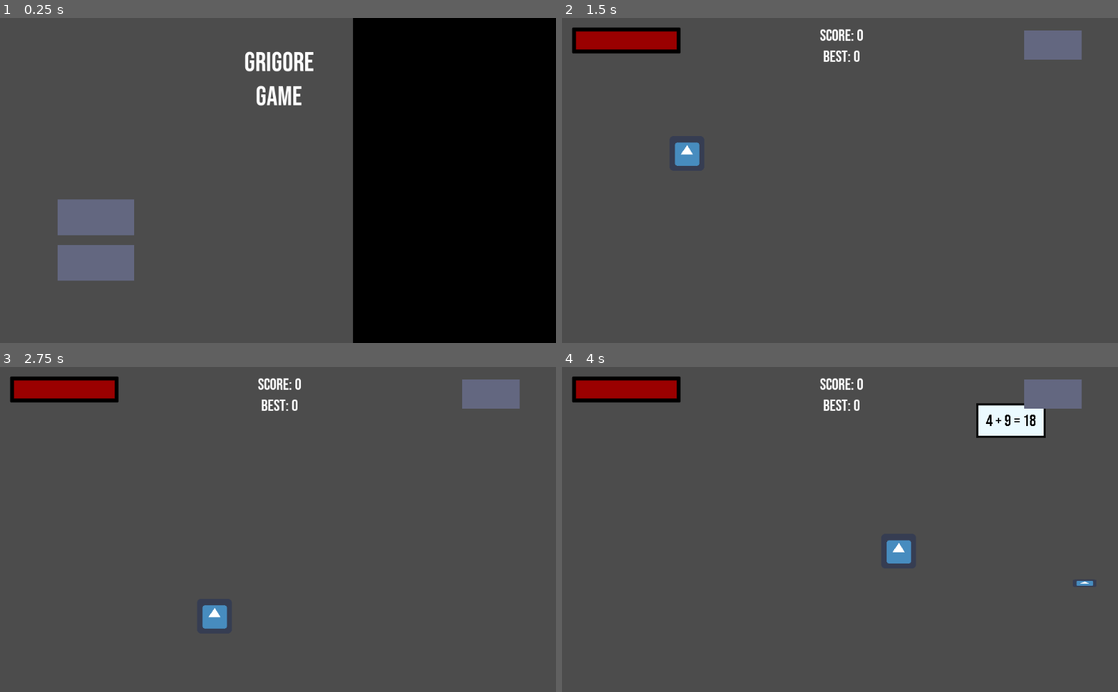
Above: before the commit, frames 1-4 (two rows, left to right).
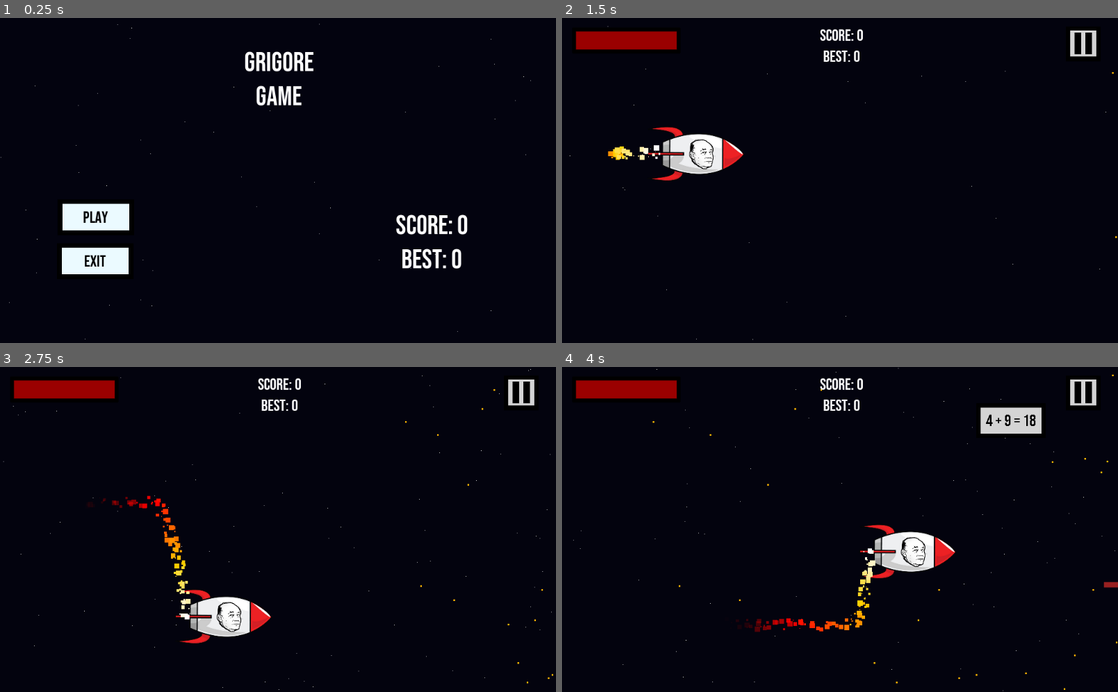
Above: after the commit, the same moments.

Repository: MarinMario/grigore-game-for-school
Game: Godot game, scene res://menu/main_menu.tscn
Two runs of this game, one before a commit and one after it. Both use one fixed random seed, a clock stepped at 60 frames per second and the inputs below. The engine's default icon, where the game draws it, is replaced by a stand-in: a white triangle on a blue panel in a dark square.
Inputs (mouse positions are in pixels of both pictures, inside the frame that each line leads up to):
- Up to frame 1 (0.25 s): no input
- Up to frame 2 (1.5 s): click (656, 216) at 0.5 s; tap Enter (ui_accept) at 1.25 s; hold Right (ui_right) from 1.28 s (still down)
- Up to frame 3 (2.75 s): tap Enter (ui_accept) at 1.52, 2.27 s; release Right (ui_right) at 2.03 s; hold Down (ui_down) from 2.03 s (still down)
- Up to frame 4 (4 s): release Down (ui_down) at 2.78 s; hold Right (ui_right) 2.78-3.53 s; hold Up (ui_up) from 3.53 s (still down); tap Enter (ui_accept) at 3.77 s

The runs differ from the first frame. In frame 1, 64% of the frame differs, in the area x 0-96%, y 0-100%; in frame 2, 98%, in the area x 0-100%, y 0-100%; in frame 3, 98%; in frame 4, 98%.

Commit message:
commit idk 4

Diff:
--- a/Grigore Game/bullet/bullet.gd
+++ b/Grigore Game/bullet/bullet.gd
@@ -15,4 +15,4 @@
 
 func disable_c():
 	$CollisionShape2D.disabled = true
-	$Sprite.visible = false
+	$ColorRect.visible = false
--- a/Grigore Game/bullet/bullet.tscn
+++ b/Grigore Game/bullet/bullet.tscn
@@ -1,10 +1,9 @@
-[gd_scene load_steps=4 format=2]
+[gd_scene load_steps=3 format=2]
 
 [ext_resource path="res://bullet/bullet.gd" type="Script" id=1]
-[ext_resource path="res://icon.png" type="Texture" id=2]
 
 [sub_resource type="RectangleShape2D" id=1]
-extents = Vector2( 19.7089, 8.44146 )
+extents = Vector2( 16.2833, 4.99747 )
 
 [node name="bullet" type="Area2D"]
 collision_layer = 2
@@ -12,10 +11,13 @@
 script = ExtResource( 1 )
 
 [node name="CollisionShape2D" type="CollisionShape2D" parent="."]
+position = Vector2( -0.225933, 0 )
 shape = SubResource( 1 )
 
-[node name="Sprite" type="Sprite" parent="."]
-position = Vector2( 0.463288, -0.231646 )
-scale = Vector2( 0.681487, 0.210957 )
-texture = ExtResource( 2 )
+[node name="ColorRect" type="ColorRect" parent="."]
+margin_left = -16.0
+margin_top = -5.0
+margin_right = 16.0
+margin_bottom = 5.0
+color = Color( 0.592157, 0.12549, 0.12549, 1 )
 [connection signal="area_entered" from="." to="." method="_on_bullet_area_entered"]
--- a/Grigore Game/enemy/enemy.gd
+++ b/Grigore Game/enemy/enemy.gd
@@ -57,8 +57,8 @@
 	var score_feedback = global.SCORE_FEEDBACK.instance()
 	score_feedback.semn = semn
 	score_feedback.global_position = Vector2(
-									rand_range(400, 600),
-									rand_range(100, 300)
+									rand_range(430, 679),
+									rand_range(100, 150)
 									)
 
 	get_parent().add_child(score_feedback)
--- a/Grigore Game/menu/main_menu.tscn
+++ b/Grigore Game/menu/main_menu.tscn
@@ -1,8 +1,7 @@
-[gd_scene load_steps=8 format=2]
+[gd_scene load_steps=7 format=2]
 
 [ext_resource path="res://menu/main_menu.gd" type="Script" id=1]
-[ext_resource path="res://touch_controls/button.png" type="Texture" id=2]
-[ext_resource path="res://touch_controls/hover_button.png" type="Texture" id=3]
+[ext_resource path="res://world/button.tscn" type="PackedScene" id=2]
 
 [sub_resource type="DynamicFontData" id=1]
 font_path = "res://world/BebasNeue-Regular.ttf"
@@ -46,6 +45,20 @@
 [node name="main_menu" type="Node2D"]
 script = ExtResource( 1 )
 
+[node name="ColorRect" type="ColorRect" parent="."]
+margin_left = -85.7129
+margin_top = -19.4802
+margin_right = 1146.29
+margin_bottom = 634.52
+color = Color( 0.0117647, 0.0117647, 0.0588235, 1 )
+
+[node name="CPUParticles2D" type="CPUParticles2D" parent="."]
+position = Vector2( 483.497, 300.027 )
+amount = 200
+emission_shape = 2
+emission_rect_extents = Vector2( 500, 300 )
+gravity = Vector2( 0, 0 )
+
 [node name="title" type="Label" parent="."]
 margin_left = 2.0
 margin_top = 2.85738
@@ -74,25 +87,18 @@
 "_edit_group_": true
 }
 
-[node name="play" type="TextureButton" parent="buttons"]
-margin_left = 0.890091
-margin_top = -0.578934
-margin_right = 141.89
-margin_bottom = 65.4211
-texture_normal = ExtResource( 2 )
-texture_pressed = ExtResource( 3 )
-expand = true
+[node name="play" parent="buttons" instance=ExtResource( 2 )]
+txt = "PLAY"
 
-[node name="exit" type="TextureButton" parent="buttons"]
-margin_left = 1.35695
-margin_top = 83.4438
-margin_right = 142.357
-margin_bottom = 149.444
-texture_normal = ExtResource( 2 )
-texture_pressed = ExtResource( 3 )
-expand = true
+[node name="exit" parent="buttons" instance=ExtResource( 2 )]
+margin_left = 0.0
+margin_top = 80.0
+margin_right = 141.0
+margin_bottom = 146.0
+txt = "EXIT"
 
 [node name="bloc" type="ColorRect" parent="."]
+visible = false
 margin_left = -69.6931
 margin_top = -87.0961
 margin_right = 1137.31
--- a/Grigore Game/player/player.tscn
+++ b/Grigore Game/player/player.tscn
@@ -1,22 +1,41 @@
-[gd_scene load_steps=5 format=2]
+[gd_scene load_steps=6 format=2]
 
 [ext_resource path="res://player/player.gd" type="Script" id=1]
-[ext_resource path="res://icon.png" type="Texture" id=2]
+[ext_resource path="res://player/player.png" type="Texture" id=2]
 [ext_resource path="res://player/player_stats.tscn" type="PackedScene" id=3]
 
 [sub_resource type="RectangleShape2D" id=1]
-extents = Vector2( 34.2708, 32.8931 )
+extents = Vector2( 59.6818, 27.4887 )
+
+[sub_resource type="Gradient" id=2]
+offsets = PoolRealArray( 0, 0.305019, 0.718147, 0.992278 )
+colors = PoolColorArray( 1, 1, 1, 1, 1, 0.820313, 0, 1, 1, 0, 0, 1, 0.443137, 0, 0, 0 )
 
 [node name="player" type="KinematicBody2D"]
 script = ExtResource( 1 )
 
 [node name="CollisionShape2D" type="CollisionShape2D" parent="."]
+position = Vector2( 16.2108, 2.16144 )
 shape = SubResource( 1 )
 
 [node name="Sprite" type="Sprite" parent="."]
+rotation = 1.5708
+scale = Vector2( 0.2, 0.2 )
 texture = ExtResource( 2 )
 
 [node name="shoot_point" type="Position2D" parent="."]
-position = Vector2( 42.1481, -0.540359 )
+position = Vector2( 90.7804, 1.62106 )
 
 [node name="player_stats" parent="." instance=ExtResource( 3 )]
+
+[node name="CPUParticles2D" type="CPUParticles2D" parent="."]
+position = Vector2( -58.3977, -0.583984 )
+amount = 100
+local_coords = false
+emission_shape = 1
+emission_sphere_radius = 10.0
+gravity = Vector2( -200, 0 )
+initial_velocity = 0.0
+scale_amount = 10.0
+scale_amount_random = 1.0
+color_ramp = SubResource( 2 )
--- a/Grigore Game/touch_controls/buttons.gd
+++ b/Grigore Game/touch_controls/buttons.gd
@@ -14,4 +14,5 @@
 
 
 func _on_resume_pressed():
+	$anims.play_backwards("ingame_menu")
 	get_tree().paused = false
--- a/Grigore Game/touch_controls/buttons.tscn
+++ b/Grigore Game/touch_controls/buttons.tscn
@@ -1,8 +1,11 @@
-[gd_scene load_steps=5 format=2]
+[gd_scene load_steps=8 format=2]
 
 [ext_resource path="res://touch_controls/buttons.gd" type="Script" id=1]
 [ext_resource path="res://touch_controls/button.png" type="Texture" id=2]
 [ext_resource path="res://touch_controls/hover_button.png" type="Texture" id=3]
+[ext_resource path="res://world/pause_button.png" type="Texture" id=4]
+[ext_resource path="res://world/pause_button_pressed.png" type="Texture" id=5]
+[ext_resource path="res://world/button.tscn" type="PackedScene" id=6]
 
 [sub_resource type="Animation" id=1]
 resource_name = "ingame_menu"
@@ -25,28 +28,24 @@
 script = ExtResource( 1 )
 
 [node name="touch_buttons" type="Node2D" parent="."]
-editor/display_folded = true
 position = Vector2( 112.78, 427.539 )
-__meta__ = {
-"_edit_group_": true
-}
 
 [node name="down" type="TouchScreenButton" parent="touch_buttons"]
-position = Vector2( 0, 70 )
+position = Vector2( 0, 80 )
 normal = ExtResource( 2 )
 pressed = ExtResource( 3 )
 action = "ui_down"
 visibility_mode = 1
 
 [node name="left" type="TouchScreenButton" parent="touch_buttons"]
-position = Vector2( -70, 35 )
+position = Vector2( -80, 40 )
 normal = ExtResource( 2 )
 pressed = ExtResource( 3 )
 action = "ui_left"
 visibility_mode = 1
 
 [node name="shoot" type="TouchScreenButton" parent="touch_buttons"]
-position = Vector2( 731.169, 11.9428 )
+position = Vector2( 729.011, 29.2106 )
 scale = Vector2( 1.76177, 1.60596 )
 normal = ExtResource( 2 )
 pressed = ExtResource( 3 )
@@ -54,7 +53,7 @@
 visibility_mode = 1
 
 [node name="right" type="TouchScreenButton" parent="touch_buttons"]
-position = Vector2( 70, 35 )
+position = Vector2( 80, 40 )
 normal = ExtResource( 2 )
 pressed = ExtResource( 3 )
 action = "ui_right"
@@ -67,15 +66,16 @@
 visibility_mode = 1
 
 [node name="options" type="TextureButton" parent="."]
-margin_left = 851.0
-margin_top = 23.0
-margin_right = 957.0
-margin_bottom = 77.0
+margin_left = 919.123
+margin_top = 7.21053
+margin_right = 1001.12
+margin_bottom = 88.2105
 focus_mode = 0
 enabled_focus_mode = 0
-texture_normal = ExtResource( 2 )
-texture_pressed = ExtResource( 3 )
+texture_normal = ExtResource( 4 )
+texture_pressed = ExtResource( 5 )
 expand = true
+stretch_mode = 3
 
 [node name="ingame_menu" type="Node2D" parent="."]
 position = Vector2( -170.86, 150 )
@@ -83,45 +83,18 @@
 "_edit_group_": true
 }
 
-[node name="exit" type="TextureButton" parent="ingame_menu"]
+[node name="resume" parent="ingame_menu" instance=ExtResource( 6 )]
+txt = "RESUME"
+
+[node name="exit" parent="ingame_menu" instance=ExtResource( 6 )]
+margin_left = 0.89
 margin_top = 80.0
-margin_right = 125.0
-margin_bottom = 145.0
-focus_mode = 0
-enabled_focus_mode = 0
-texture_normal = ExtResource( 2 )
-texture_pressed = ExtResource( 3 )
-__meta__ = {
-"_edit_group_": true
-}
-
-[node name="Label" type="Label" parent="ingame_menu/exit"]
-margin_right = 64.0
-margin_bottom = 64.0
-text = "exit"
-align = 1
-valign = 1
-
-[node name="resume" type="TextureButton" parent="ingame_menu"]
-margin_right = 113.0
-margin_bottom = 65.0
-focus_mode = 0
-enabled_focus_mode = 0
-texture_normal = ExtResource( 2 )
-texture_pressed = ExtResource( 3 )
-__meta__ = {
-"_edit_group_": true
-}
-
-[node name="Label" type="Label" parent="ingame_menu/resume"]
-margin_right = 64.0
-margin_bottom = 64.0
-text = "resume"
-align = 1
-valign = 1
+margin_right = 141.89
+margin_bottom = 146.0
+txt = "exit"
 
 [node name="anims" type="AnimationPlayer" parent="."]
 anims/ingame_menu = SubResource( 1 )
 [connection signal="pressed" from="options" to="." method="_on_options_pressed"]
+[connection signal="pressed" from="ingame_menu/resume" to="." method="_on_resume_pressed"]
 [connection signal="pressed" from="ingame_menu/exit" to="." method="_on_exit_pressed"]
-[connection signal="pressed" from="ingame_menu/resume" to="." method="_on_resume_pressed"]
--- /dev/null
+++ b/Grigore Game/world/button.gd
@@ -0,0 +1,6 @@
+extends TextureButton
+
+export var txt: String
+
+func _ready():
+	$Label.text = txt
--- /dev/null
+++ b/Grigore Game/world/button.tscn
@@ -0,0 +1,34 @@
+[gd_scene load_steps=6 format=2]
+
+[ext_resource path="res://menu/button.png" type="Texture" id=1]
+[ext_resource path="res://menu/button_pressed.png" type="Texture" id=2]
+[ext_resource path="res://world/button.gd" type="Script" id=3]
+
+[sub_resource type="DynamicFontData" id=1]
+font_path = "res://world/BebasNeue-Regular.ttf"
+
+[sub_resource type="DynamicFont" id=2]
+size = 30
+font_data = SubResource( 1 )
+
+[node name="button" type="TextureButton"]
+margin_left = 0.890091
+margin_top = -0.578934
+margin_right = 141.89
+margin_bottom = 65.4211
+focus_mode = 0
+enabled_focus_mode = 0
+texture_normal = ExtResource( 1 )
+texture_pressed = ExtResource( 2 )
+expand = true
+script = ExtResource( 3 )
+
+[node name="Label" type="Label" parent="."]
+margin_top = 4.0
+margin_right = 141.0
+margin_bottom = 64.0
+custom_fonts/font = SubResource( 2 )
+custom_colors/font_color = Color( 0, 0, 0, 1 )
+text = "PLAY"
+align = 1
+valign = 1
--- a/Grigore Game/world/score_feedback.tscn
+++ b/Grigore Game/world/score_feedback.tscn
@@ -11,7 +11,6 @@
 
 [sub_resource type="Animation" id=3]
 resource_name = "ready"
-length = 0.5
 tracks/0/type = "value"
 tracks/0/path = NodePath("label:scale")
 tracks/0/interp = 1
@@ -31,7 +30,7 @@
 tracks/1/imported = false
 tracks/1/enabled = true
 tracks/1/keys = {
-"times": PoolRealArray( 0, 0.5 ),
+"times": PoolRealArray( 0, 1 ),
 "transitions": PoolRealArray( 1, 1 ),
 "update": 0,
 "values": [ Vector2( 0, 0 ), Vector2( 0, -100 ) ]
@@ -43,7 +42,7 @@
 tracks/2/imported = false
 tracks/2/enabled = true
 tracks/2/keys = {
-"times": PoolRealArray( 0.00147902, 0.3, 0.5 ),
+"times": PoolRealArray( 0.00147902, 0.6, 0.9 ),
 "transitions": PoolRealArray( 1, 1, 1 ),
 "update": 0,
 "values": [ Color( 1, 1, 1, 1 ), Color( 1, 1, 1, 1 ), Color( 1, 1, 1, 0 ) ]
@@ -53,8 +52,7 @@
 script = ExtResource( 1 )
 
 [node name="label" type="Node2D" parent="."]
-modulate = Color( 1, 1, 1, 0 )
-position = Vector2( 0, -100 )
+scale = Vector2( 1e-005, 1e-005 )
 
 [node name="label" type="Label" parent="label"]
 margin_left = -59.7214
--- a/Grigore Game/world/world.tscn
+++ b/Grigore Game/world/world.tscn
@@ -39,10 +39,35 @@
 [node name="world" type="Node2D"]
 script = ExtResource( 1 )
 
+[node name="ColorRect" type="ColorRect" parent="."]
+margin_left = -33.3917
+margin_top = -14.6083
+margin_right = 1051.61
+margin_bottom = 628.392
+color = Color( 0.0117647, 0.0117647, 0.054902, 1 )
+
+[node name="CPUParticles2D" type="CPUParticles2D" parent="."]
+position = Vector2( 71.2296, 226.639 )
+amount = 200
+emission_shape = 2
+emission_rect_extents = Vector2( 1000, 400 )
+gravity = Vector2( 0, 0 )
+
+[node name="CPUParticles2D2" type="CPUParticles2D" parent="."]
+position = Vector2( 1033.91, 297.869 )
+amount = 100
+lifetime = 10.0
+emission_shape = 2
+emission_rect_extents = Vector2( 1, 300 )
+gravity = Vector2( -200, 0 )
+scale_amount = 3.0
+color = Color( 1, 0.72549, 0, 1 )
+
 [node name="CanvasLayer" type="CanvasLayer" parent="."]
 layer = 2
 
 [node name="ColorRect" type="ColorRect" parent="CanvasLayer"]
+visible = false
 margin_left = -10.0
 margin_top = -14.573
 margin_right = 1031.0
@@ -52,7 +77,7 @@
 [node name="buttons" parent="." instance=ExtResource( 2 )]
 
 [node name="player" parent="." instance=ExtResource( 3 )]
-position = Vector2( 170, 249.95 )
+position = Vector2( 173.34, 249.95 )
 
 [node name="anims" type="AnimationPlayer" parent="."]
 anims/end = SubResource( 1 )
Binary file changed: Grigore Game/enemy/enemy.png
Binary file added: Grigore Game/menu/button.png
Not shown, added: Grigore Game/menu/button.png.import
Binary file added: Grigore Game/menu/button_pressed.png
Not shown, added: Grigore Game/menu/button_pressed.png.import
Binary file added: Grigore Game/player/player.png
Not shown, added: Grigore Game/player/player.png.import
Binary file changed: Grigore Game/touch_controls/button.png
Binary file changed: Grigore Game/touch_controls/hover_button.png
Binary file added: Grigore Game/world/pause_button.png
Not shown, added: Grigore Game/world/pause_button.png.import
Binary file added: Grigore Game/world/pause_button_pressed.png
(and 1 more such lines)
